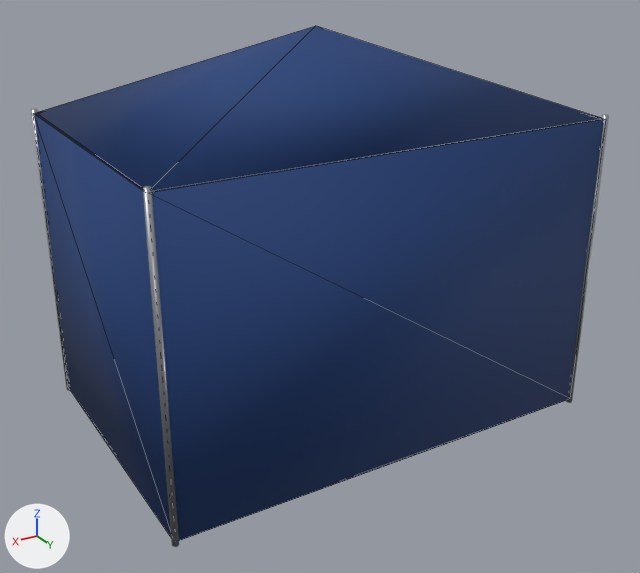
One commit to the glTF model assets/actors/sideline/medical_tent.glb: the scene before it, then after it.
Camera for both pictures: a 50 mm camera at (2.85, 4.8, 3.22) aimed at (0.06, 0.15, 0.9). Lighting does not change. The marker at lower left points along +X, +Y and +Z. The picture after the commit comes second. Mesh edges are drawn as thin lines on the coarser meshes. Where no turn or scale is listed for an object, it has been applied to the vertices.

Names of what the first picture shows: 'medical_tent__prop_steel', 'medical_tent__tint_team_secondary'.
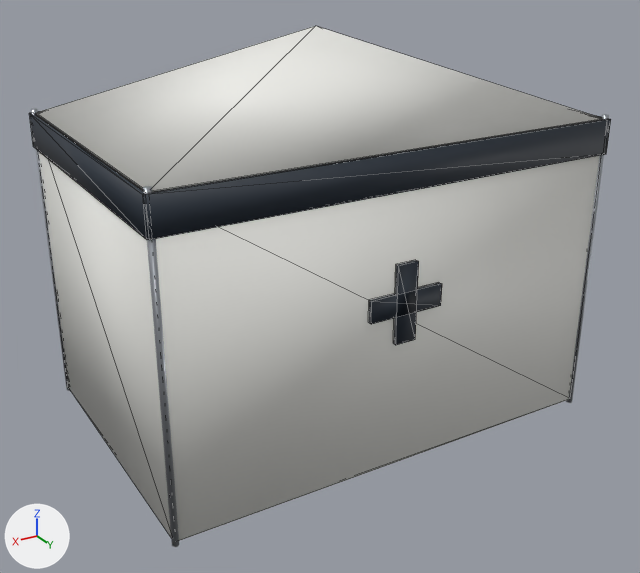
Patch to the scene script:
```diff
--- a/assets/actors/sideline/medical_tent.glb.py
+++ b/assets/actors/sideline/medical_tent.glb.py
@@ mat_prop_white @@
+mat_prop_white = principled_material('prop_white')
+mat_prop_white.base_color = (0.847, 0.847, 0.807)  # white #edede8
+mat_prop_white.roughness = 0.55
@@ mat_tint_team_primary @@
+mat_tint_team_primary = principled_material('tint_team_primary')
+mat_tint_team_primary.base_color = (0.0194, 0.0296, 0.0452)  # dark blue #26303c
+mat_tint_team_primary.roughness = 0.6
@@ me_medical_tent__tint_team_secondary @@
 me_medical_tent__tint_team_secondary.from_pydata(...)  # 37 vertices, 54 faces; spans x -1.51..1.51, y -0.01..2.01, z -1.0..1.55
-me_medical_tent__tint_team_secondary.materials.append(mat_tint_team_secondary)  # dark blue #1c3e77
+me_medical_tent__tint_team_secondary.materials.append(mat_prop_white)  # white #edede8
@@ me_medical_tent__tint_team_primary @@
+me_medical_tent__tint_team_primary.from_pydata(...)  # a box spanning x -1.52..1.52, y -0.03..0.0, z 0.78..1.0; a box spanning x -1.52..1.52, y 2.0..2.03, z 0.78..1.0; a box spanning x -1.53..-1.5, y -0.02..2.02, z 0.78..1.0; a box spanning x 1.5..1.53, y -0.02..2.02, z 0.78..1.0; a box spanning x -0.25..0.25, y 2.0..2.04, z 0.03..0.17; a box spanning x -0.07..0.07, y 2.0..2.04, z -0.15..0.35
+me_medical_tent__tint_team_primary.materials.append(mat_tint_team_primary)  # dark blue #26303c
@@ ob_medical_tent__tint_team_primary @@
+ob_medical_tent__tint_team_primary = bpy.data.objects.new('medical_tent__tint_team_primary', me_medical_tent__tint_team_primary)
+ob_medical_tent__tint_team_primary.location = (0.0, -1.0, 1.0)
```

Changed parts and their boxes (x1, y1, x2, y2) in the pictures (640 x 573 px):
'medical_tent__tint_team_secondary', recoloured (dark blue to white): (36, 26, 603, 541) in both
'medical_tent__tint_team_primary', added: after (29, 113, 611, 345)
